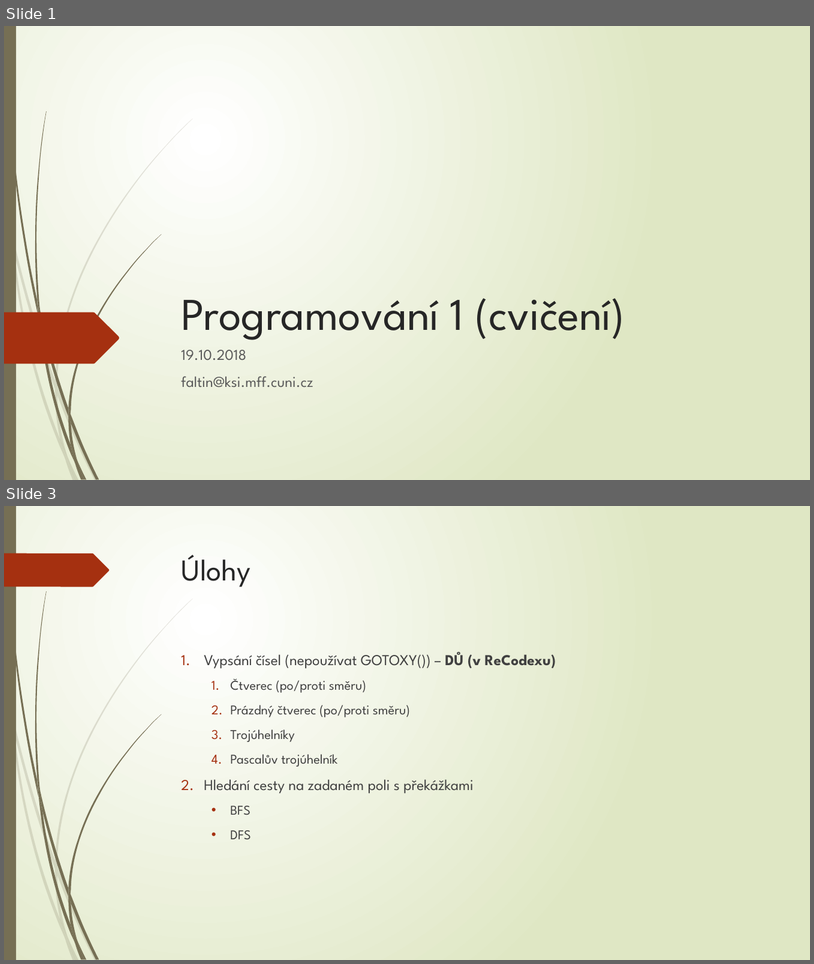
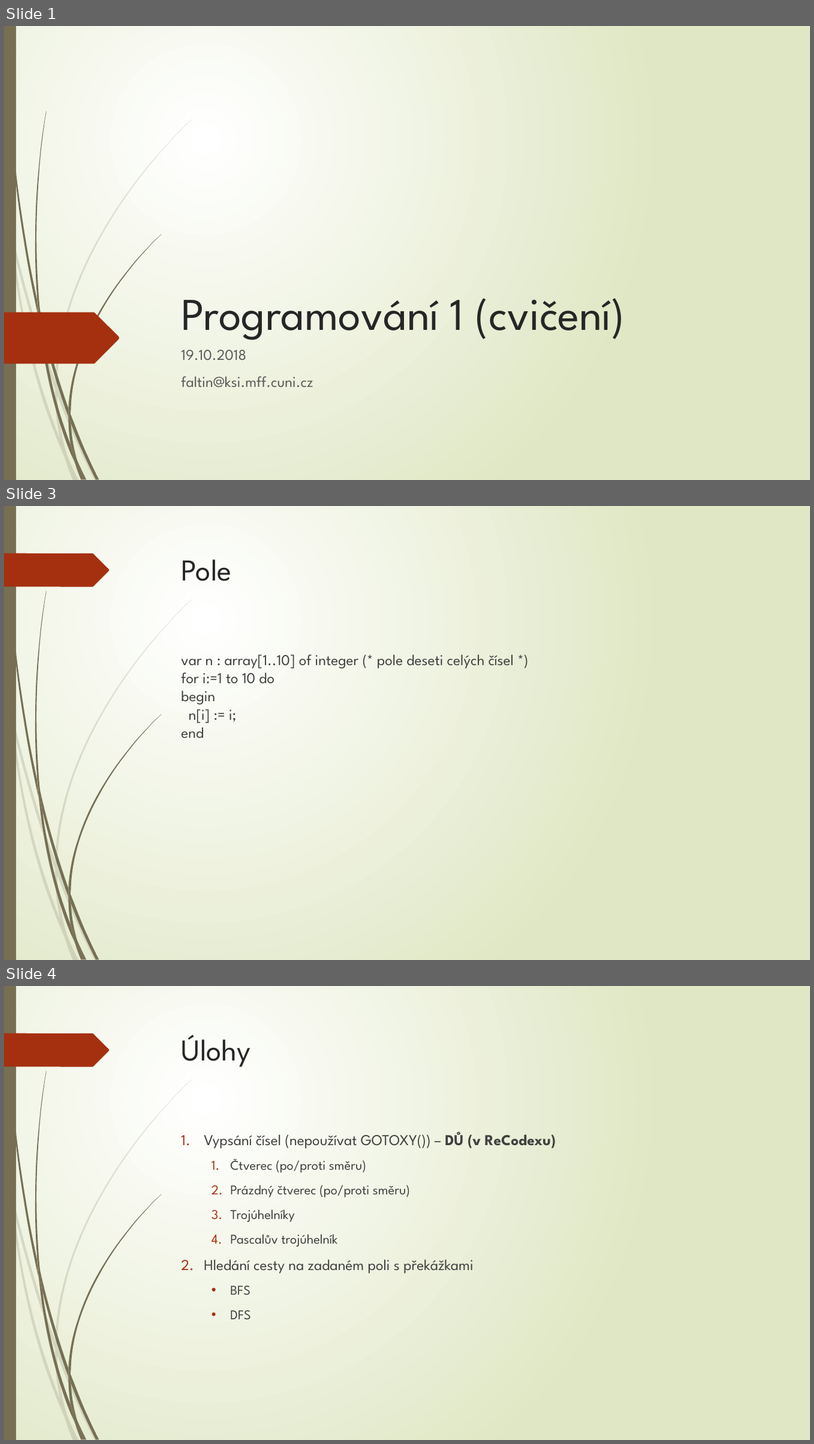
Before and after one commit to fan1x/fan1x.github.io, a slide deck: data/prg1/cv3/prg_cv3.pptx. Shown one above the other, each under a label of ours: slides 1 and 3 before the commit, slides 1, 3 and 4 after it; the slides between them are not shown. The pictures are 814x964 and 814x1444 pixels, drawn with LibreOffice and Linux fonts; fonts in the diff are those of the drawing. Boxes give left, top, right and bottom in pixels: in the first picture for what was removed or moved away, otherwise in the second. Text is boxed around its words. In the diff, an @@ line names an element or a change of style, - is before the commit and + after.

```diff
--- a/data/prg1/cv3/prg_cv3.pptx
+++ b/data/prg1/cv3/prg_cv3.pptx
@@ slide 3 added at bbox=[4, 506, 810, 960], background gradient #FFFFFF to #DFE8C4; not listed: 24 template elements that a slide beside it also shows @@
@@ title added at bbox=[182, 559, 232, 581], 36 pt, text #262626 @@
+Pole
@@ text added at bbox=[181, 654, 514, 738], 18 pt, text #404040 @@
+var n : array[1..10] of integer (* pole deseti celých čísel *)
+for i:=1 to 10 do
+begin
+n[i] := i;
+end
@@ what was slide 3 is now slide 4 @@
```
Also in this commit, not shown: 1 slide changed, 1 other file.
